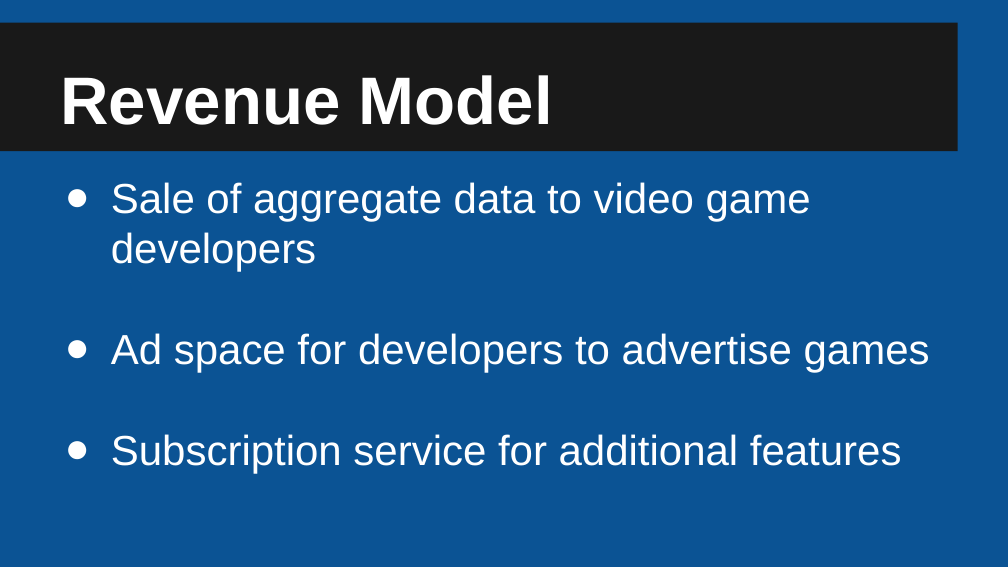
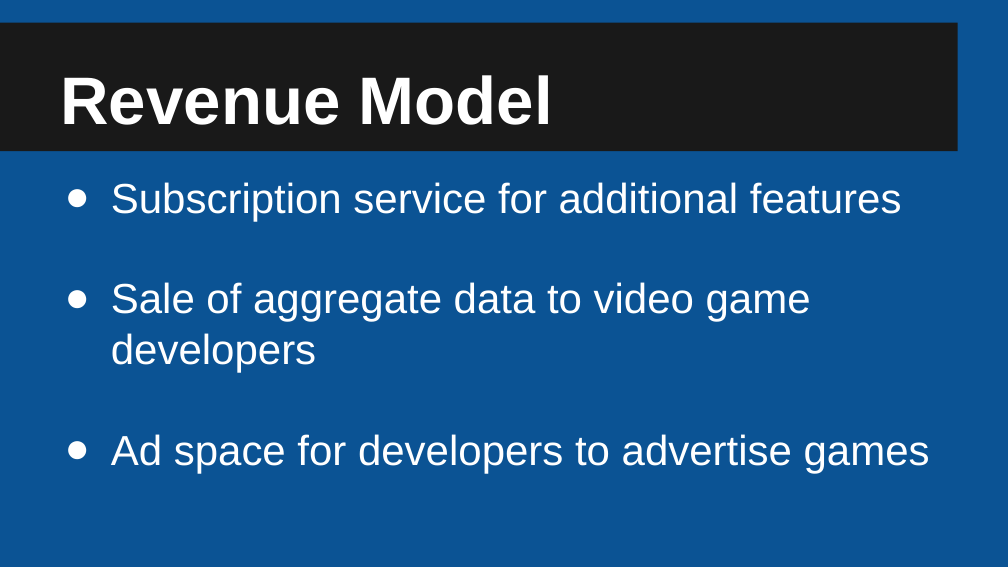
Before and after one commit to George-Williams/DisruptHarlem03, a slide deck: slide 7 of individual_project-game_up_website/Copy of Pitch Template.pptx (slide 8 before the commit). Drawn at 1008x567 pixels with LibreOffice and Linux fonts; fonts in the diff are those of the drawing. Boxes give left, top, right and bottom in pixels: in the first picture for what was removed or moved away, otherwise in the second. Text is boxed around its words. In the diff, an @@ line names an element or a change of style, - is before the commit and + after.

```diff
--- a/individual_project-game_up_website/Copy of Pitch Template.pptx
+++ b/individual_project-game_up_website/Copy of Pitch Template.pptx
@@ text at (111,182,902,221): paragraph added @@
+● Subscription service for additional features
@@ text at (111,434,902,473): paragraph removed @@
-● Subscription service for additional features
```
Also in this commit, not shown: 4 other slides changed, 2 slides added, 4 slides removed, 1 other file.
